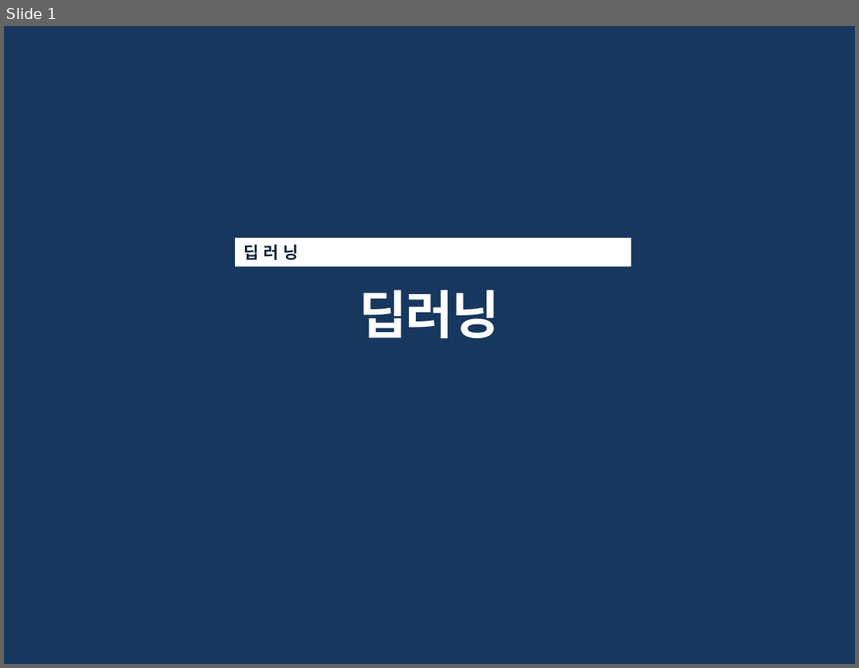
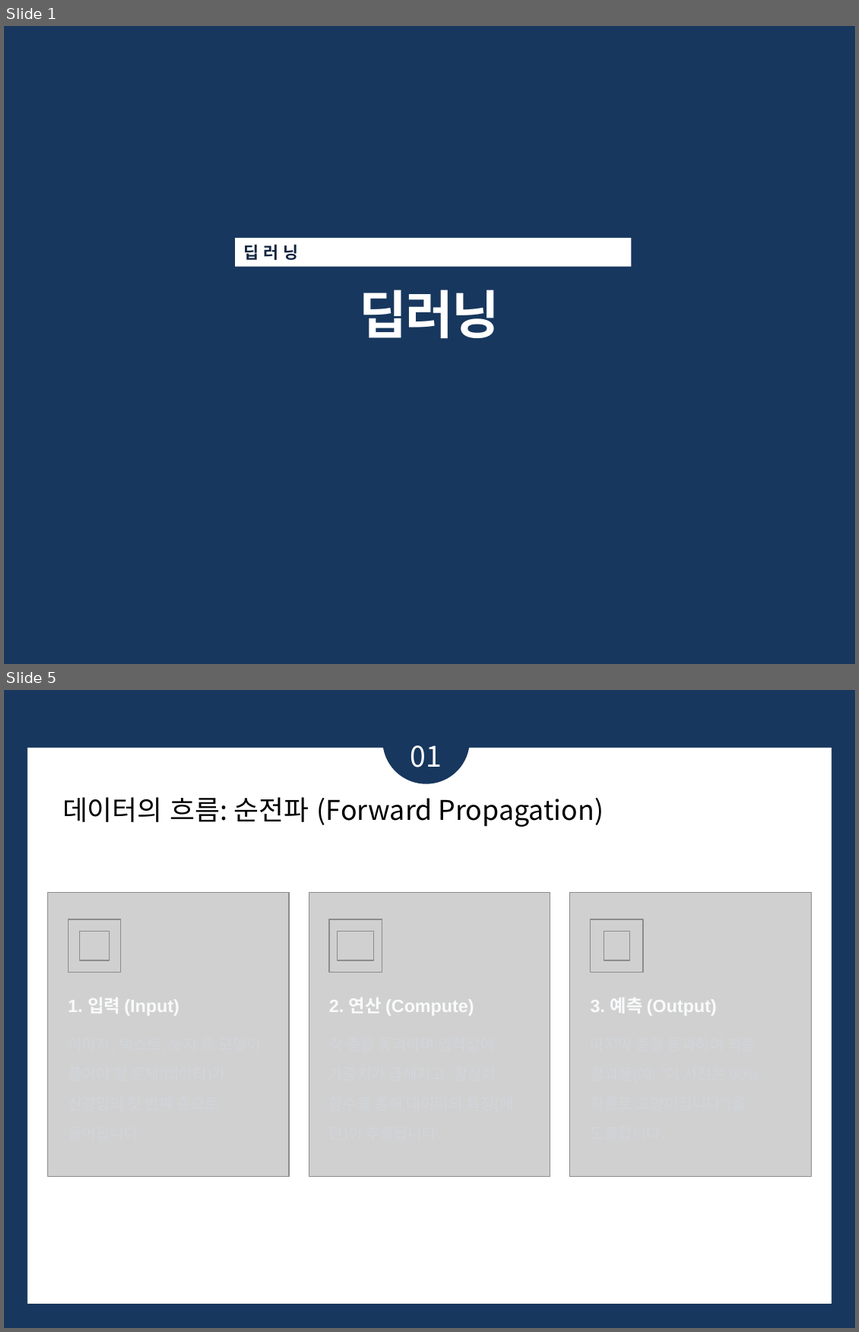
Before and after one commit to bsmoon-86/multicam_2025, a slide deck: PPT/딥러닝.pptx. Shown one above the other, each under a label of ours: slide 1 before the commit, slides 1 and 5 after it; the slides between them are not shown. The pictures are 859x668 and 859x1332 pixels, drawn with LibreOffice and Linux fonts; fonts in the diff are those of the drawing; grey boxes stand for pictures. Boxes give left, top, right and bottom in pixels: in the first picture for what was removed or moved away, otherwise in the second. Text is boxed around its words. In the diff, an @@ line names an element or a change of style, - is before the commit and + after.

```diff
--- a/PPT/딥러닝.pptx
+++ b/PPT/딥러닝.pptx
@@ slide 5 added at (4,690,855,1328), background #17375E @@
@@ ellipse added at (382,697,470,783), fill #17375E @@
@@ rectangle added at (28,748,832,1305), fill #FFFFFF @@
@@ text added at (411,745,442,768), 24 pt, text #FFFFFF @@
+01
@@ text added at (63,797,604,827), 23 pt, text #000000 @@
+데이터의 흐름: 순전파 (Forward Propagation)
@@ group added at (47,893,812,1177): 9 pictures, 3 texts @@
+1. 입력 (Input)
+2. 연산 (Compute)
+3. 예측 (Output)
```
Also in this commit, not shown: 3 slides changed, 13 other slides added, 3 slides removed, 8 other files.
